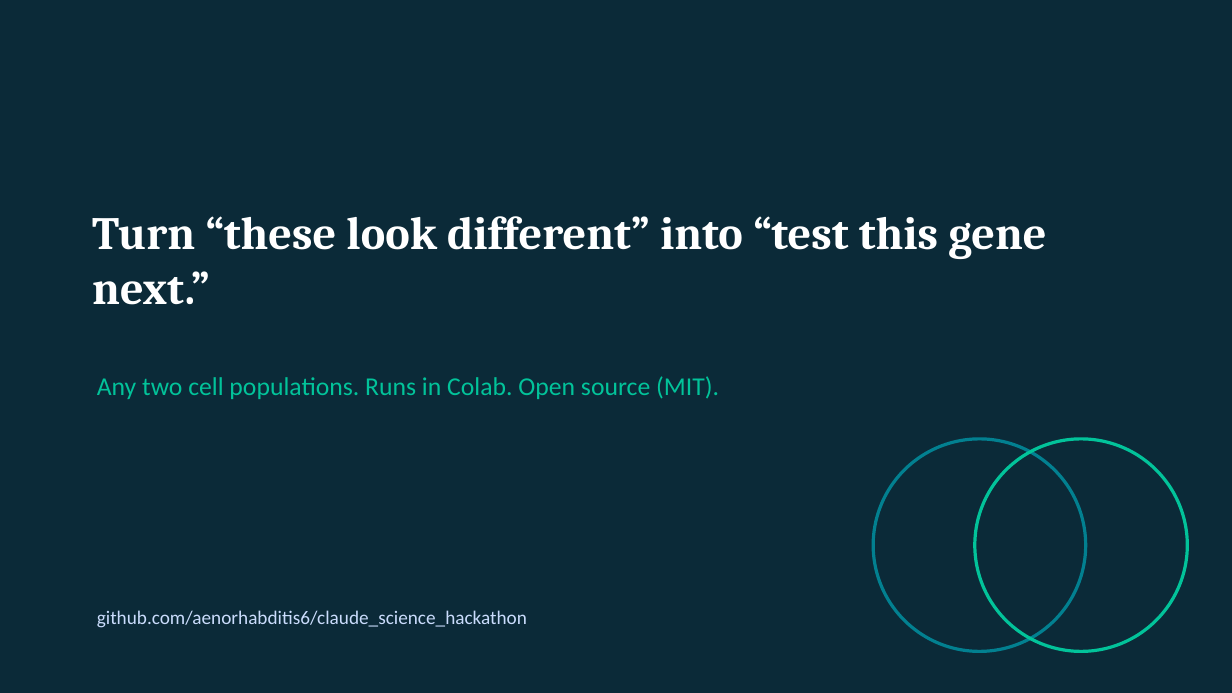
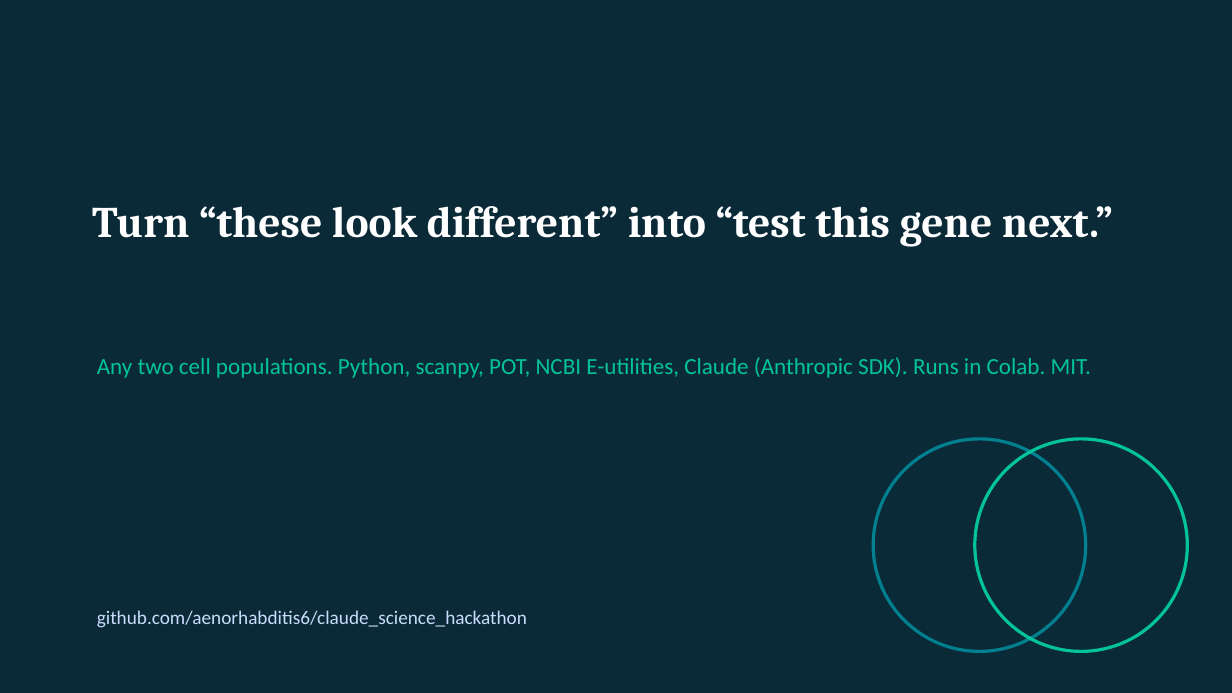
Before and after one commit to aenorhabditis6/claude_science_hackathon, a slide deck: slide 7 of figures/shiftscope_deck.pptx (slide 6 before the commit). Drawn at 1232x693 pixels with LibreOffice and Linux fonts; fonts in the diff are those of the drawing. Boxes give left, top, right and bottom in pixels: in the first picture for what was removed or moved away, otherwise in the second. Text is boxed around its words. In the diff, an @@ line names an element or a change of style, - is before the commit and + after.

```diff
--- a/figures/shiftscope_deck.pptx
+++ b/figures/shiftscope_deck.pptx
@@ text "Turn “these look different” into ...": place and size @@
-text "Turn “these look different” into ..." at (92,216,1046,305)
+text "Turn “these look different” into ..." at (92,206,1113,247)
@@ text "Turn “these look different” into ..." at (92,206,1113,247): size 36 to 34 pt; more space between paragraphs @@
@@ text at (97,357,1091,378): text changed; size 20 to 18 pt @@
-Any two cell populations. Runs in Colab. Open source (MIT).
+Any two cell populations. Python, scanpy, POT, NCBI E-utilities, Claude (Anthropic SDK). Runs in Colab. MIT.
```
Also in this commit, not shown: 1 other slide changed, 5 slides added, 4 slides removed, 1 other file.
